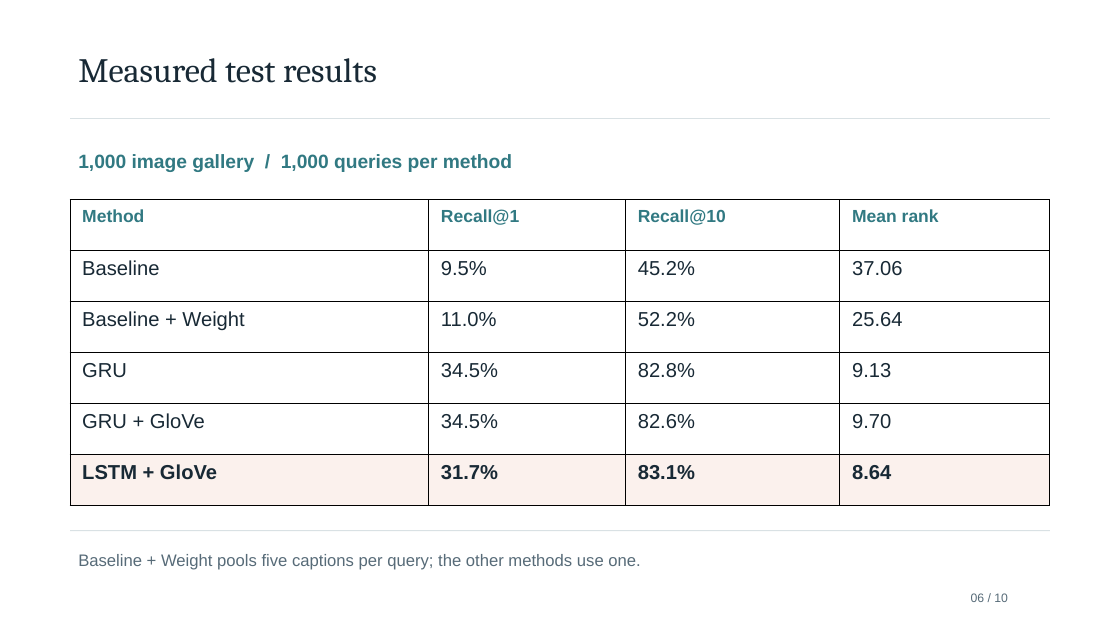
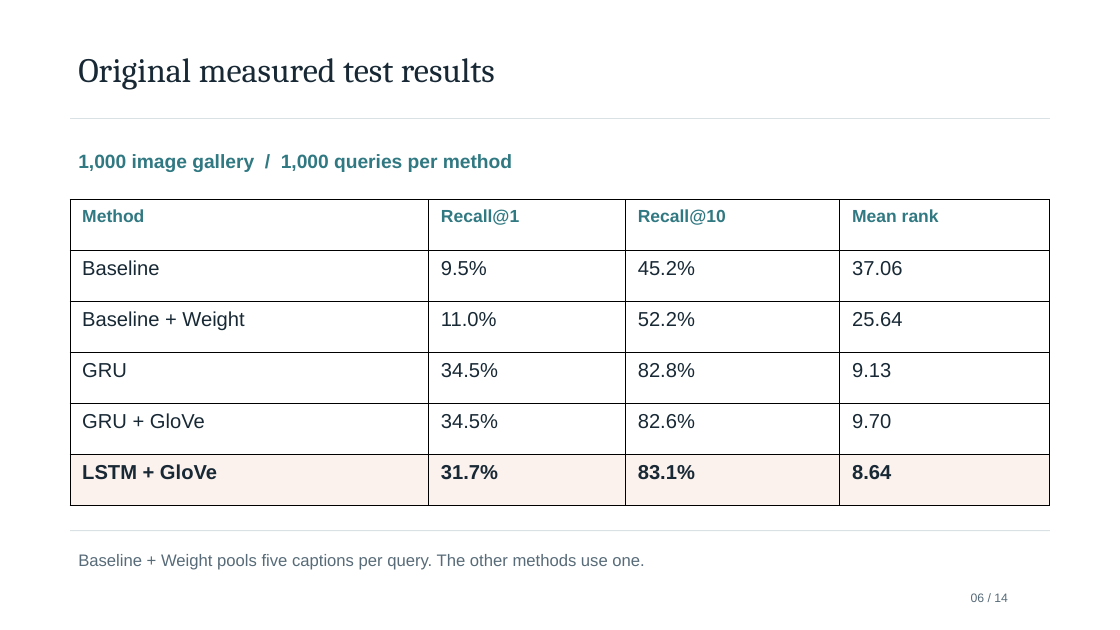
Before and after one commit to kishansaaai/ML_PROJECT, a slide deck: slide 6 of ML_PROJECT_review.pptx. Drawn at 1120x630 pixels with LibreOffice and Linux fonts; fonts in the diff are those of the drawing. Boxes give left, top, right and bottom in pixels: in the first picture for what was removed or moved away, otherwise in the second. Text is boxed around its words. In the diff, an @@ line names an element or a change of style, - is before the commit and + after.

```diff
--- a/ML_PROJECT_review.pptx
+++ b/ML_PROJECT_review.pptx
@@ text at (78,58,495,89): text changed @@
-Measured test results
+Original measured test results
@@ text at (78,554,644,570): text changed @@
-Baseline + Weight pools five captions per query; the other methods use one.
+Baseline + Weight pools five captions per query. The other methods use one.
@@ text at (971,593,1008,602): text changed @@
-06 / 10
+06 / 14
```
Also in this commit, not shown: 7 other slides changed, 6 slides added, 2 slides removed, 13 other files.
